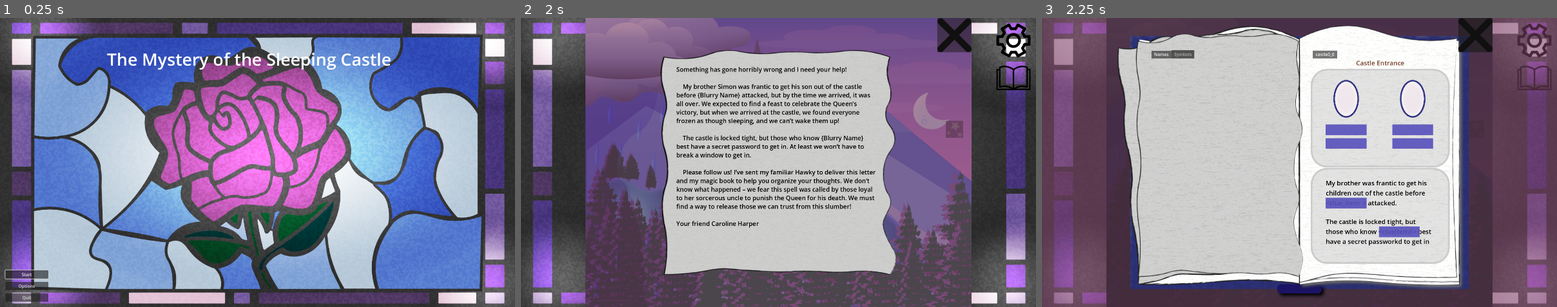
Above: before the commit, frames 1-3 (left to right).
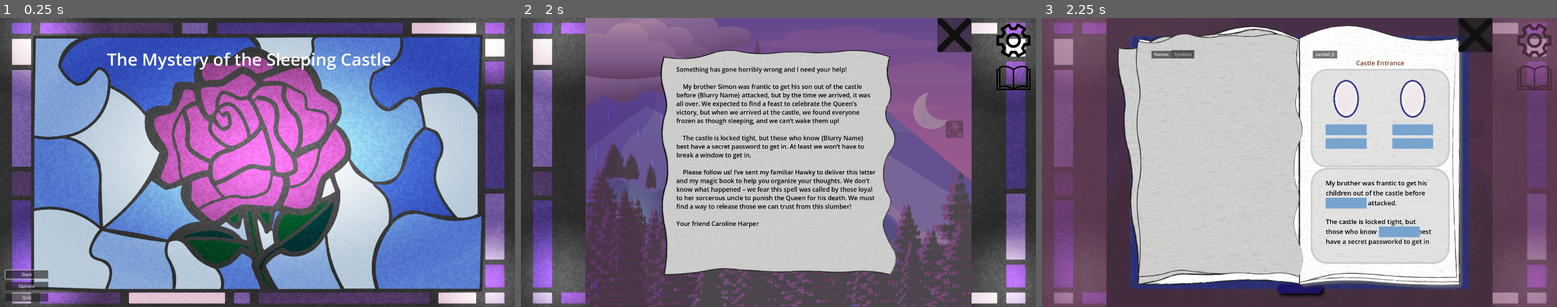
Above: after the commit, the same moments.

Repository: hwfwalton/SleepingCastleAlpha
Game: Godot game, scene res://root.tscn
The game is run twice, just before and just after one commit, with the same random seed, the same clock (stepped at 60 frames per second) and the same inputs.
Inputs (mouse positions are in pixels of both pictures, inside the frame that each line leads up to):
- Up to frame 1 (0.25 s): no input
- Up to frame 2 (2 s): click "Start" at 0.5 s; click (727, 202) at 1.25 s
- Up to frame 3 (2.25 s): click (1536, 78) at 2 s

Frames 1-2 are identical in both runs. In frame 3, 1.8% of the frame differs, in the area x 55-76%, y 36-76%.

Commit message:
Make the drop slots be not-transparent

Diff:
--- a/BookView/book_view_clue_slot.gd
+++ b/BookView/book_view_clue_slot.gd
@@ -8,20 +8,19 @@
 @export var correct_clue_symbol_values: Array[ClueItem.CLUE_SYMBOL] = []
 @export var accepted_clue_types: Array[ClueItem.CLUE_TYPE] = []
 
-# Called when the node enters the scene tree for the first time.
+
 func _ready():
-	modulate = Color(Color.MEDIUM_PURPLE, 0.7)
 	clue_slot_collider.clue_submitted.connect(_on_book_view_clue_slot_found_clue_submitted)
-	#book_view_clue_item.hideBackgroundRect()
 	updateFoundClue(found_clue_item)
 
 
-# Called every frame. 'delta' is the elapsed time since the previous frame.
+
 func _process(delta):
 	if GlobalState.is_dragging:
-		modulate = Color(Color.AQUA, 0.7)
+		modulate = Color.AQUA
 	else:
-		modulate = Color(Color.MEDIUM_PURPLE, 0.7)
+		# Reset to default when not dragging
+		modulate = Color.WHITE
 
 
 func _on_book_view_clue_slot_found_clue_submitted(g_found_clue_item):
